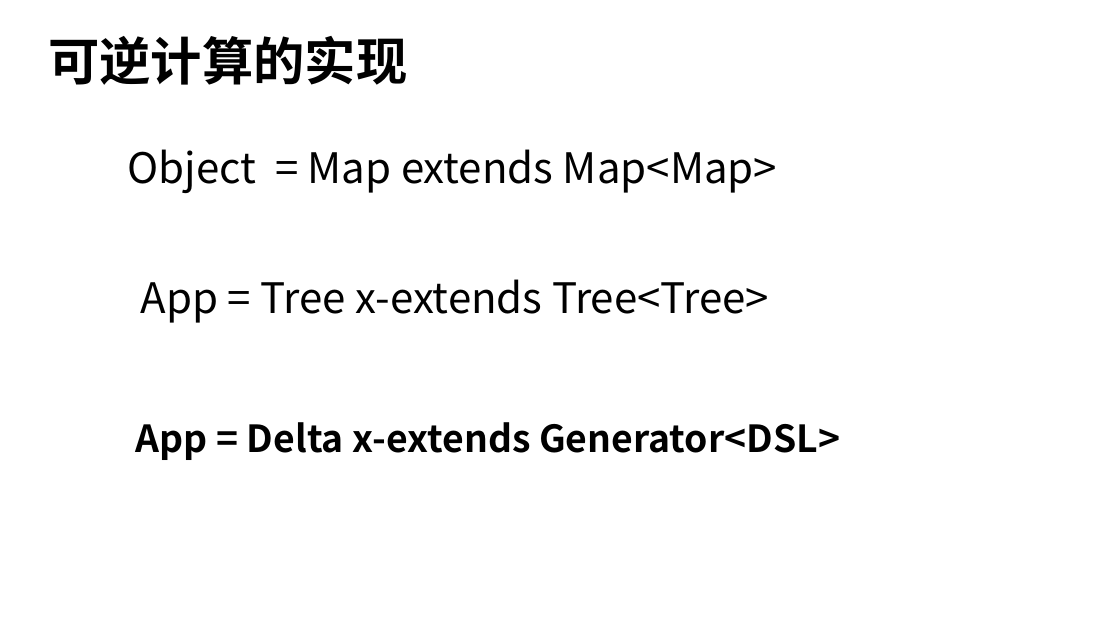
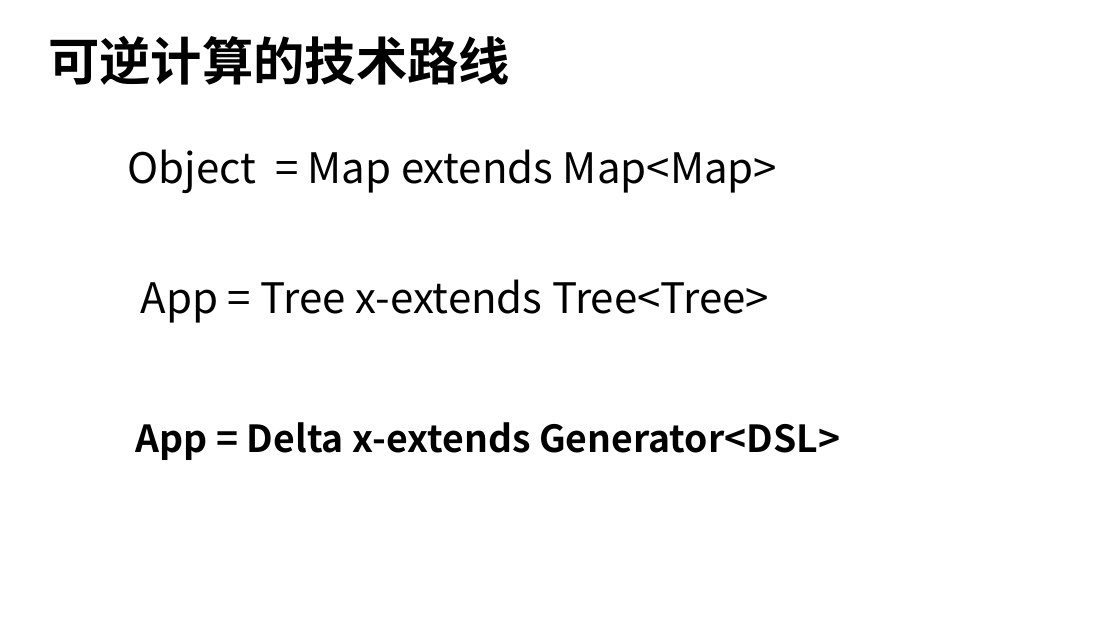
Before and after one commit to entropy-cloud/nop-entropy, a slide deck: slide 19 of docs/ppt/xlang-intro.pptx. Drawn at 1120x630 pixels with LibreOffice and Linux fonts; fonts in the diff are those of the drawing. Boxes give left, top, right and bottom in pixels: in the first picture for what was removed or moved away, otherwise in the second. Text is boxed around its words. In the diff, an @@ line names an element or a change of style, - is before the commit and + after.

```diff
--- a/docs/ppt/xlang-intro.pptx
+++ b/docs/ppt/xlang-intro.pptx
@@ text at <box>48,36,510,85</box>: text changed @@
-可逆计算的实现
+可逆计算的技术路线
```
Also in this commit, not shown: 4 other slides changed.
